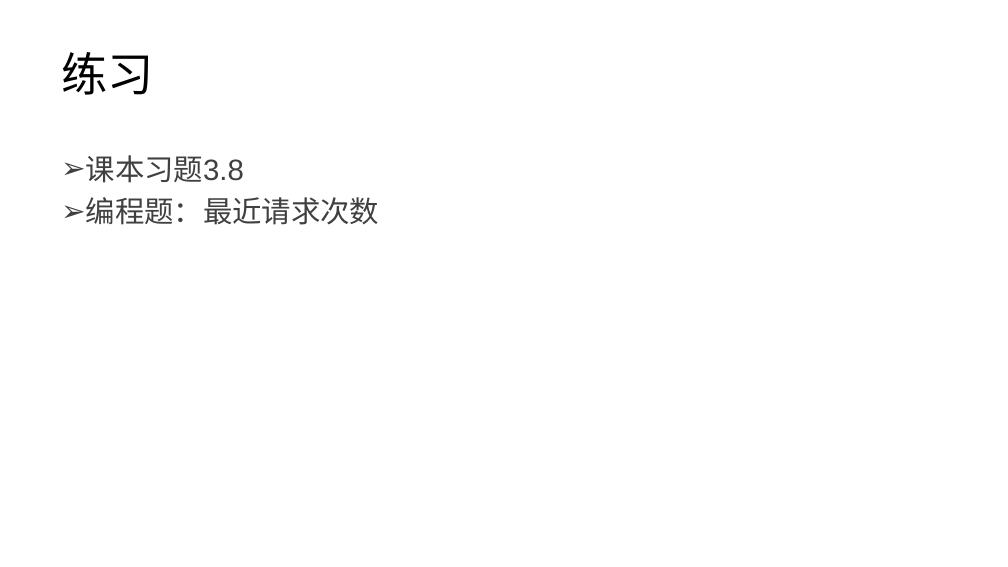
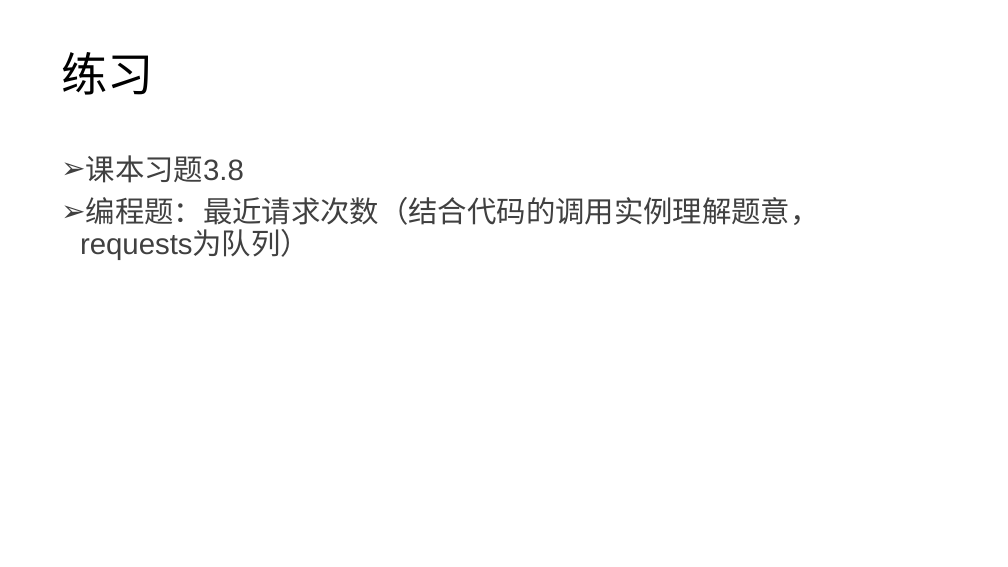
Before and after one commit to lezhang-thu/data-structure, a slide deck: slide 16 of 2022秋季-数据结构-第3章-线性结构b.pptx. Drawn at 1008x567 pixels with LibreOffice and Linux fonts; fonts in the diff are those of the drawing. Boxes give left, top, right and bottom in pixels: in the first picture for what was removed or moved away, otherwise in the second. Text is boxed around its words. In the diff, an @@ line names an element or a change of style, - is before the commit and + after.

```diff
--- a/2022秋季-数据结构-第3章-线性结构b.pptx
+++ b/2022秋季-数据结构-第3章-线性结构b.pptx
@@ text at [80,197,820,260]: text changed @@
-➢ 编程题：最近请求次数
+➢ 编程题：最近请求次数（结合代码的调用实例理解题意，requests为队列）
```
Also in this commit, not shown: 1 other slide changed, 2 other files.
